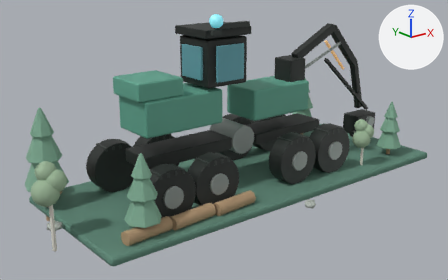
The Blender file Assets/Blender/Sources/dasa-forestry.blend: old version first, new version second.
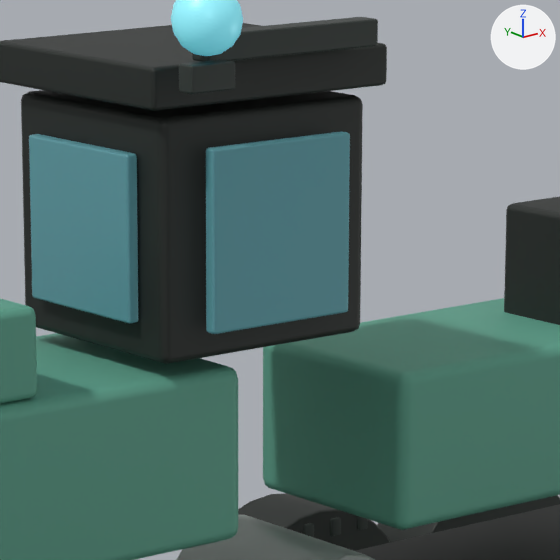
The first picture shows the older version from a camera (50 mm lens) standing at (-2.8, -3.39, 1.77) and looking at (-0.12, -0.04, 0.42). The close-ups show the older and then the newer version on the part from 39% to 64% of the width and 6% to 45% of the height of that picture. Only the edits that show in the close-ups are written down. The axes (+X, +Y, +Z) are drawn at upper right. The lights are the same throughout.

Objects in the first close-up: 'LM_Dasa_ArticulatedCenterJoint', 'LM_Dasa_BoomPedestal', 'LM_Dasa_CabinFrame', 'LM_Dasa_CabinLightBar', 'LM_Dasa_CabinRoof', 'LM_Dasa_CabinSideGlass_Left', 'LM_Dasa_CabinWindshield', 'LM_Dasa_FrontBody', 'LM_Dasa_FrontChassisRail', 'LM_Dasa_RearEngineBody', 'LM_Dasa_RearEngineHood', 'LM_Dasa_Tire_Right_2' and 6 more.
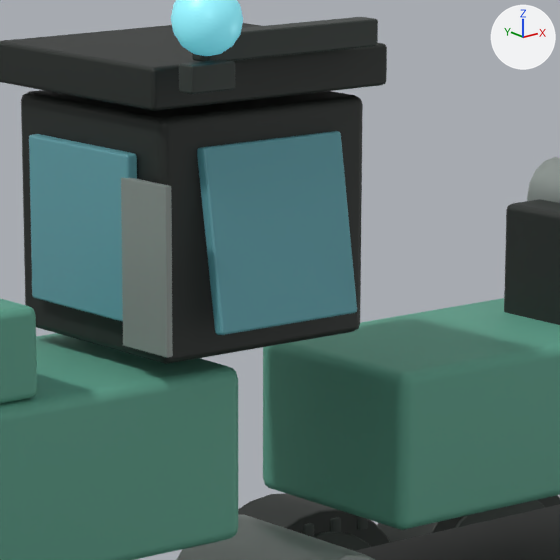
Where the change shows, as pixel boxes [x1, y1, x2, y2] in the close-ups (560 x 560 px):
'LM_Dasa_CabinWindshield', turned
    before: [206, 131, 350, 334]
    after: [197, 131, 357, 335]
'LM_Dasa_CabinDoorOutline', added
    after: [121, 177, 173, 358]
'LM_Dasa_BoomBasePivotPin', added
    after: [527, 157, 560, 203]

Edits to the bpy script that builds the scene:
```text
Add me_lm_dasa_boombasepivotpin_mesh:
    me_lm_dasa_boombasepivotpin_mesh.from_pydata(...)  # a 16-sided cylinder along z spanning x -0.055..0.055, y -0.055..0.055, z -0.12..0.12
    me_lm_dasa_boombasepivotpin_mesh.materials.append(mat_mat_metal_mid)  # grey #959e99
Add me_lm_dasa_cabindooroutline_mesh:
    me_lm_dasa_cabindooroutline_mesh.from_pydata(...)  # a box spanning x -0.005..0.005, y -0.048..0.048, z -0.11..0.11
    me_lm_dasa_cabindooroutline_mesh.materials.append(mat_mat_metal_mid)  # grey #959e99
Change ob_lm_dasa_cabinwindshield:
    ob_lm_dasa_cabinwindshield.rotation_euler: (0.0, 0.0, 0.0) -> (-0.16, 0.0, 0.0)  # degrees (0, 0, 0) -> degrees (-9.2, 0, 0)
Add ob_lm_dasa_boombasepivotpin:
    ob_lm_dasa_boombasepivotpin = bpy.data.objects.new('LM_Dasa_BoomBasePivotPin', me_lm_dasa_boombasepivotpin_mesh)
    ob_lm_dasa_boombasepivotpin.parent = ob_lm_dasa_root
    ob_lm_dasa_boombasepivotpin.location = (0.58, -0.03, 0.95)
    ob_lm_dasa_boombasepivotpin.rotation_euler = (1.571, 0.0, 0.0)  # degrees (90, 0, 0)
    _m = ob_lm_dasa_boombasepivotpin.modifiers.new('LM_Dasa_BoomBasePivotPin_Bevel', 'BEVEL')
    _m.width = 0.002
    _m.width_pct = 0.002
    _m = ob_lm_dasa_boombasepivotpin.modifiers.new('LM_Dasa_BoomBasePivotPin_WeightedNormals', 'WEIGHTED_NORMAL')
Add ob_lm_dasa_cabindooroutline:
    ob_lm_dasa_cabindooroutline = bpy.data.objects.new('LM_Dasa_CabinDoorOutline', me_lm_dasa_cabindooroutline_mesh)
    ob_lm_dasa_cabindooroutline.parent = ob_lm_dasa_root
    ob_lm_dasa_cabindooroutline.location = (-0.385, -0.165, 0.99)
    _m = ob_lm_dasa_cabindooroutline.modifiers.new('LM_Dasa_CabinDoorOutline_Bevel', 'BEVEL')
    _m.width = 0.0015
    _m.width_pct = 0.0015
    _m.segments = 2
    _m = ob_lm_dasa_cabindooroutline.modifiers.new('LM_Dasa_CabinDoorOutline_WeightedNormals', 'WEIGHTED_NORMAL')
```
